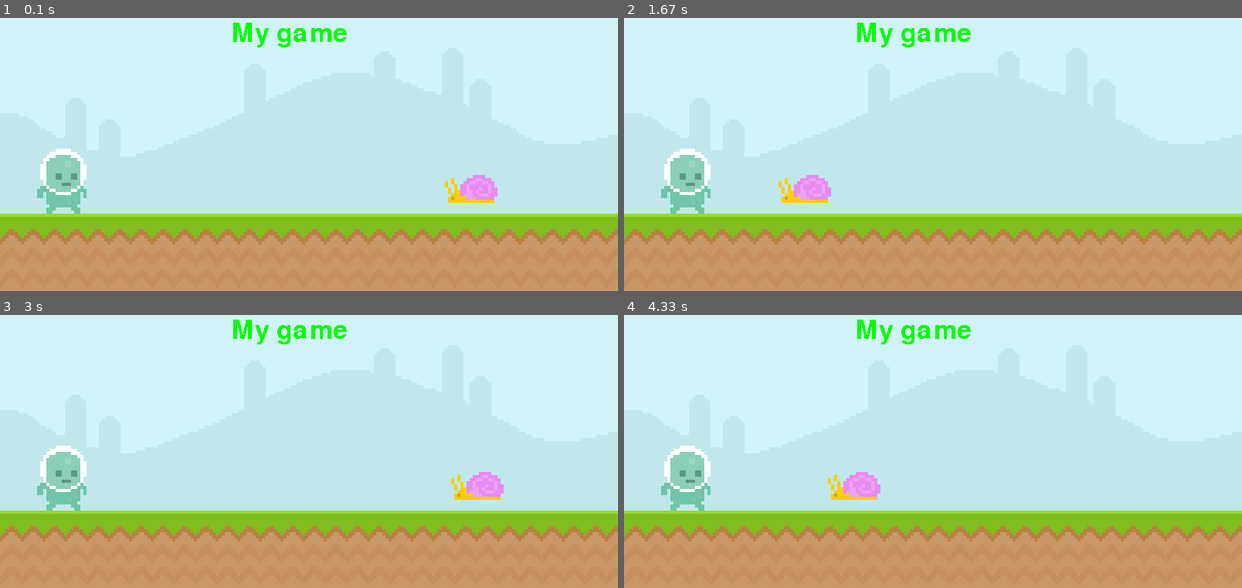
Above: before the commit, frames 1-4 (two rows, left to right).
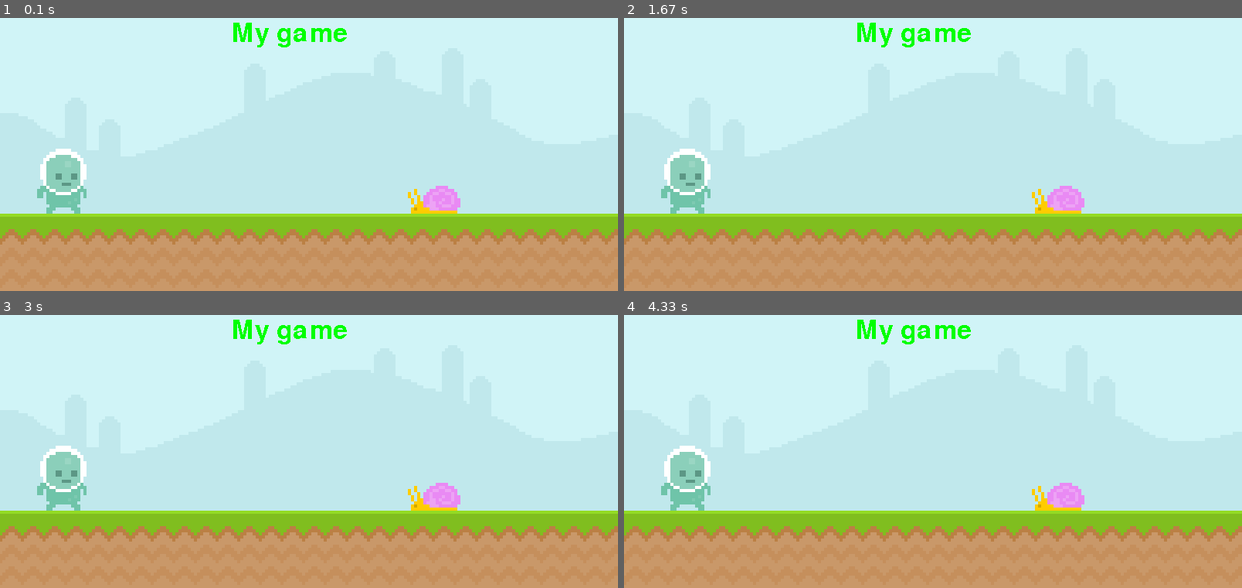
Above: after the commit, the same moments.

Repository: AJHS-Kelley/8b-ajhs-game-programming-23-24-MarcusJBrunson
Game: pygame game, started from gameProgramming/cohort_lessons/dnaGame/08_ultimatePygame/windowClock.py
Same seed, same stepped clock (60 frames per second), same inputs: the game is played once before the commit and once after it.
Inputs:
- Up to frame 1 (0.1 s): no input
- Up to frame 2 (1.67 s): no input
- Up to frame 3 (3 s): no input
- Up to frame 4 (4.33 s): no input

The runs differ from the first frame. In frame 1, 1.2% of the frame differs, in the area x 66-81%, y 57-72%; in frame 2, 1.3%, in the area x 25-75%, y 57-72%; in frame 3, 1.2%; in frame 4, 1.3%.

Commit message:
Update windowClock.py

Diff:
--- a/gameProgramming/cohort_lessons/dnaGame/08_ultimatePygame/windowClock.py
+++ b/gameProgramming/cohort_lessons/dnaGame/08_ultimatePygame/windowClock.py
@@ -12,11 +12,10 @@
 text_surface = test_font.render('My game', False, 'Green')
 
 snail_surface = pygame.image.load('img/ultimatePygame/snail1.png').convert_alpha()
-snail_x_pos = 600
+snail_rect = snail_surface.get_rect(bottomright = (600,300))
 
 player_surface = pygame.image.load('img/ultimatePygame/player_walk_1.png').convert_alpha()
 player_rect = player_surface.get_rect(midbottom = (80,300))
-snail_rect = snail_surface.get_rect(midbottom = (80,300))
 
 while True:
     for event in pygame.event.get():
@@ -27,9 +26,9 @@
     screen.blit(sky_surface,(0,0))
     screen.blit(ground_surface,(0,300))
     screen.blit(text_surface,(300,50))
-    snail_x_pos -= 4
-    if snail_x_pos < 100: snail_x_pos = 800
-    screen.blit(snail_surface,(snail_x_pos,250))
+
+
+    screen.blit(snail_surface,snail_rect)
     screen.blit(player_surface,player_rect)
 
     pygame.display.update()
